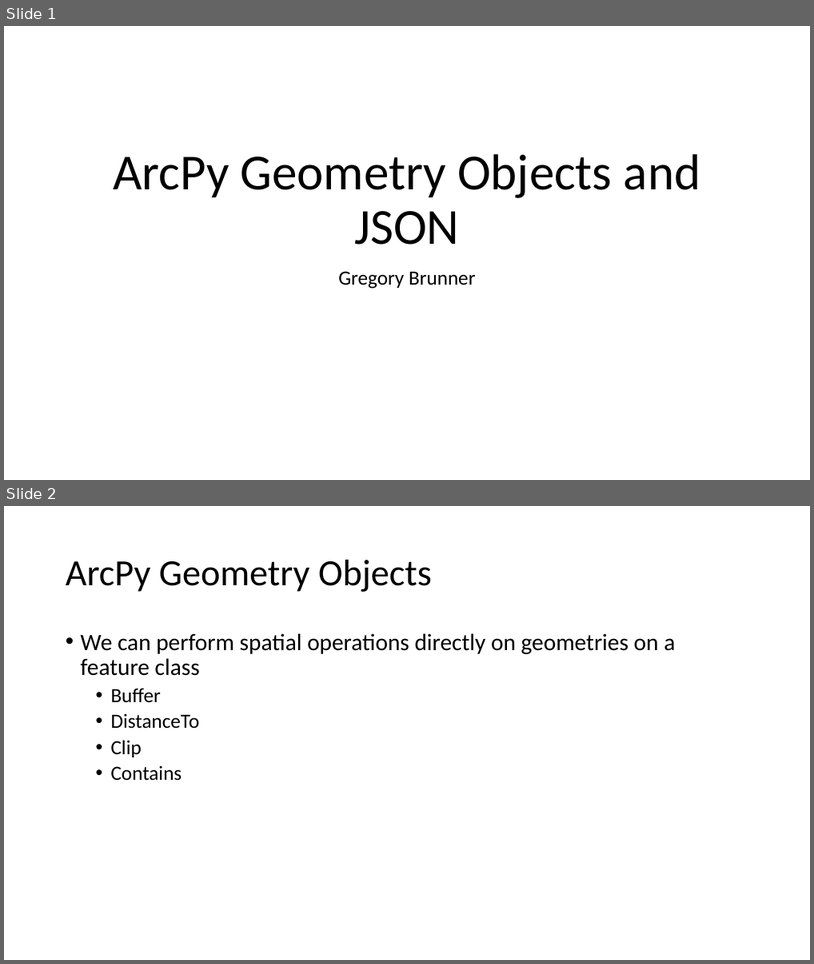
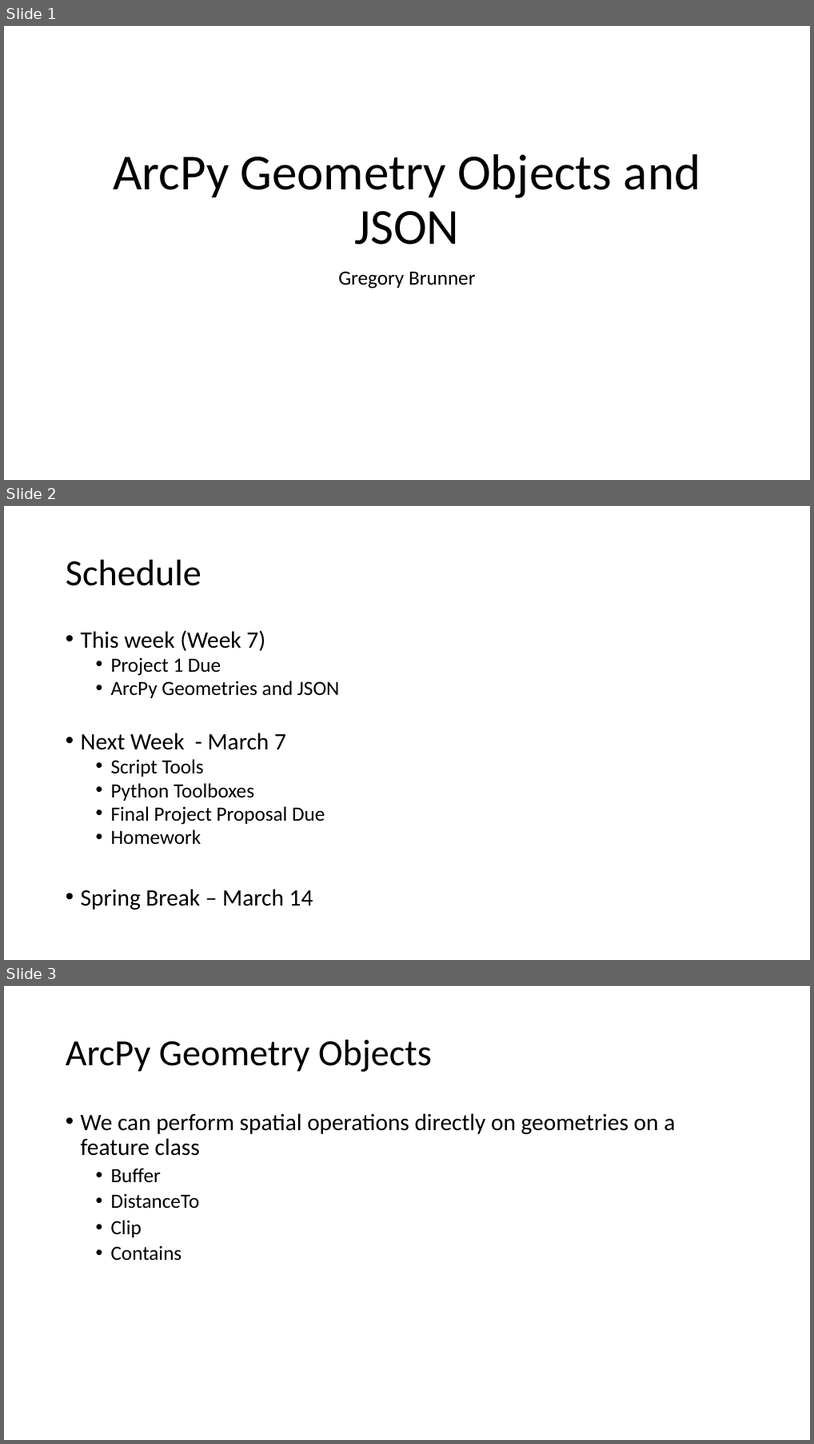
Before and after one commit to gbrunner/programming-for-gis-and-rs, a slide deck: Week_7/week_7_slides.pptx. Shown one above the other, each under a label of ours: slides 1 and 2 before the commit, slides 1, 2 and 3 after it. The pictures are 814x964 and 814x1444 pixels, drawn with LibreOffice and Linux fonts; fonts in the diff are those of the drawing. Boxes give left, top, right and bottom in pixels: in the first picture for what was removed or moved away, otherwise in the second. Text is boxed around its words. In the diff, an @@ line names an element or a change of style, - is before the commit and + after.

```diff
--- a/Week_7/week_7_slides.pptx
+++ b/Week_7/week_7_slides.pptx
@@ slide 2 added at <box>4,506,810,960</box>, background #FFFFFF @@
@@ title added at <box>66,560,202,586</box>, 44 pt, text #000000 @@
+Schedule
@@ text added at <box>81,630,340,909</box>, 24 pt, text #000000 @@
+• This week (Week 7)
+  • Project 1 Due
+  • ArcPy Geometries and JSON
+• Next Week - March 7
+  • Script Tools
+  • Python Toolboxes
+  • Final Project Proposal Due
+  • Homework
+• Spring Break – March 14
@@ what was slide 2 is now slide 3 @@
```
Also in this commit, not shown: 1 slide changed.
